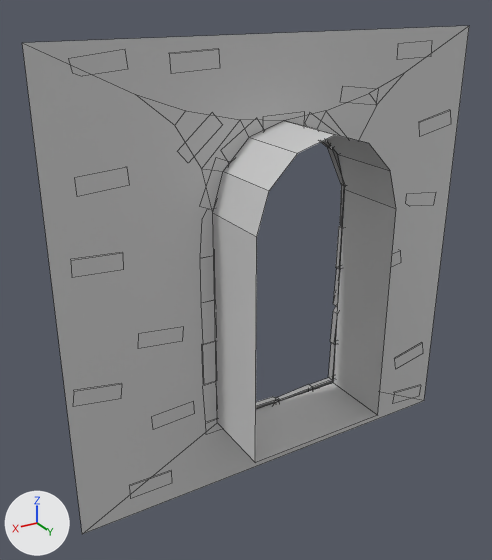
The Blender file Assets/Models/WizardInterior.blend, before and after one commit.
Camera for both pictures: a 50 mm camera at (2.35, 3.46, 3.24) aimed at (0.3, 0.05, 1.54). The axes (+X, +Y, +Z) are drawn at lower left. The lights are the same throughout. Mesh edges are drawn as thin lines. The same objects are shown in both versions, whatever each file hides.

Names of what the first picture shows: 'CobblestoneWindow1'.
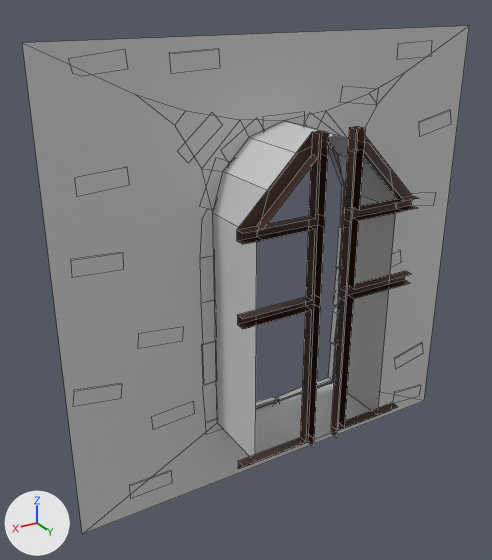
Location of each change, (x1, y1, x2, y2) in pixels of the pictures (492 x 560 px):
part 1 of me_cobblestonewindow1, added: after (237, 131, 329, 469)
part 2 of me_cobblestonewindow1, added: after (331, 126, 418, 438)

The edits, one by one:
Material 'WoodenMullion' (mat_woodenmullion) is new.
Its base color is (0.0482, 0.0176, 0.00972) (brown #3e2419).
me_cobblestonewindow1 is used by ob_cobblestonewindow1; location (0.0, 0.0, 0.0).
me_cobblestonewindow1 had 433 vertices, 270 faces and spanned x -1.5..1.5, y -0.05..0.5, z 0.0..3.0.
me_cobblestonewindow1 now has 525 vertices, 332 faces and spans x -1.5..1.5, y -0.05..0.56, z 0.0..3.0.
me_cobblestonewindow1 part 1: a new loose piece of 46 vertices spanning x 0.09..0.62, y 0.5..0.56, z 0.5..2.53, in mat_woodenmullion (brown #3e2419).
me_cobblestonewindow1 part 2: a new loose piece of 46 vertices spanning x -0.62..-0.09, y 0.5..0.56, z 0.5..2.53, in mat_woodenmullion (brown #3e2419).
me_cobblestonewindow1 now uses material mat_woodenmullion (brown #3e2419).
